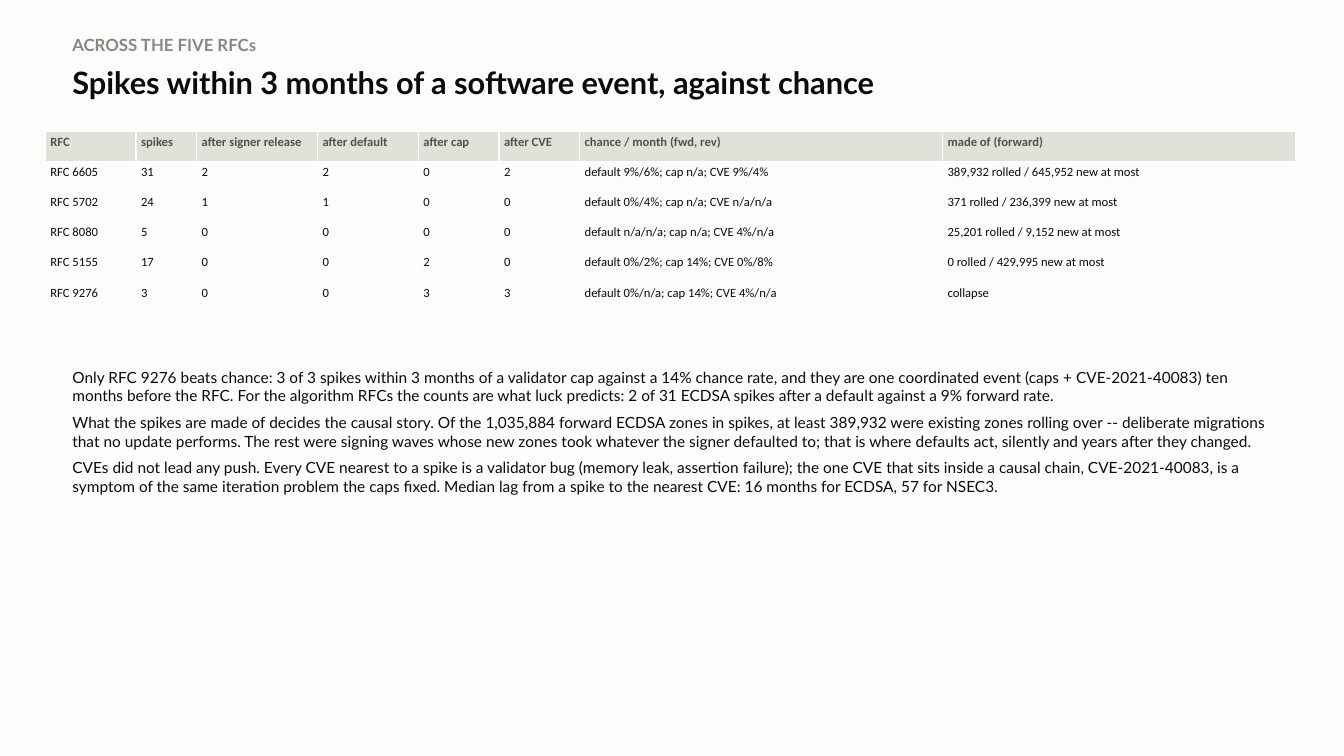
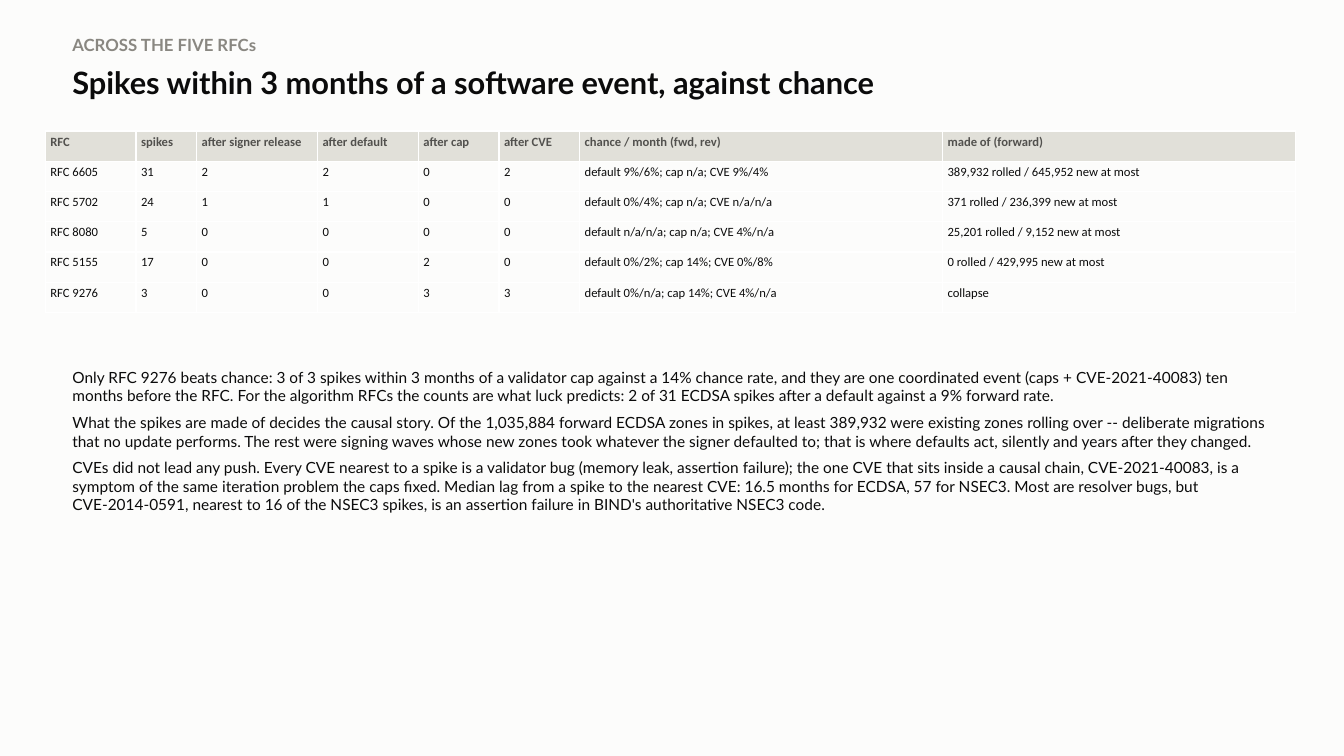
Before and after one commit to j776w781/rfc_adoption, a slide deck: slide 22 of out/analysis/dnssec_program_rfc_cases.pptx. Drawn at 1344x756 pixels with LibreOffice and Linux fonts; fonts in the diff are those of the drawing. Boxes give left, top, right and bottom in pixels: in the first picture for what was removed or moved away, otherwise in the second. Text is boxed around its words. In the diff, an @@ line names an element or a change of style, - is before the commit and + after.

```diff
--- a/out/analysis/dnssec_program_rfc_cases.pptx
+++ b/out/analysis/dnssec_program_rfc_cases.pptx
@@ text at (x1=72, y1=461, x2=1239, y2=513): text changed @@
-CVEs did not lead any push. Every CVE nearest to a spike is a validator bug (memory leak, assertion failure); the one CVE that sits inside a causal chain, CVE-2021-40083, is a symptom of the same iteration problem the caps fixed. Median lag from a spike to the nearest CVE: 16 months for ECDSA, 57 for NSEC3.
+CVEs did not lead any push. Every CVE nearest to a spike is a validator bug (memory leak, assertion failure); the one CVE that sits inside a causal chain, CVE-2021-40083, is a symptom of the same iteration problem the caps fixed. Median lag from a spike to the nearest CVE: 16.5 months for ECDSA, 57 for NSEC3. Most are resolver bugs, but CVE-2014-0591, nearest to 16 of the NSEC3 spikes, is an assertion failure in BIND's authoritative NSEC3 code.
```
Also in this commit, not shown: 1 other slide changed, 4 other files.
